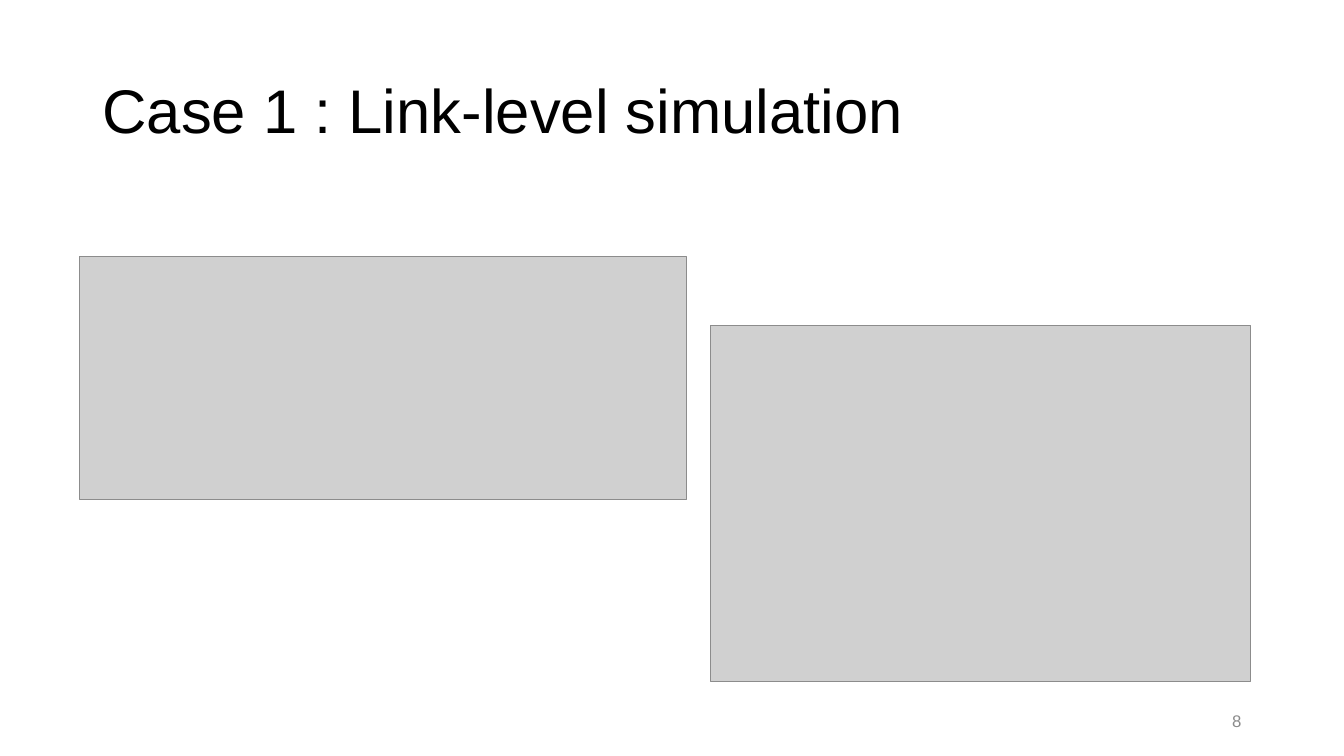
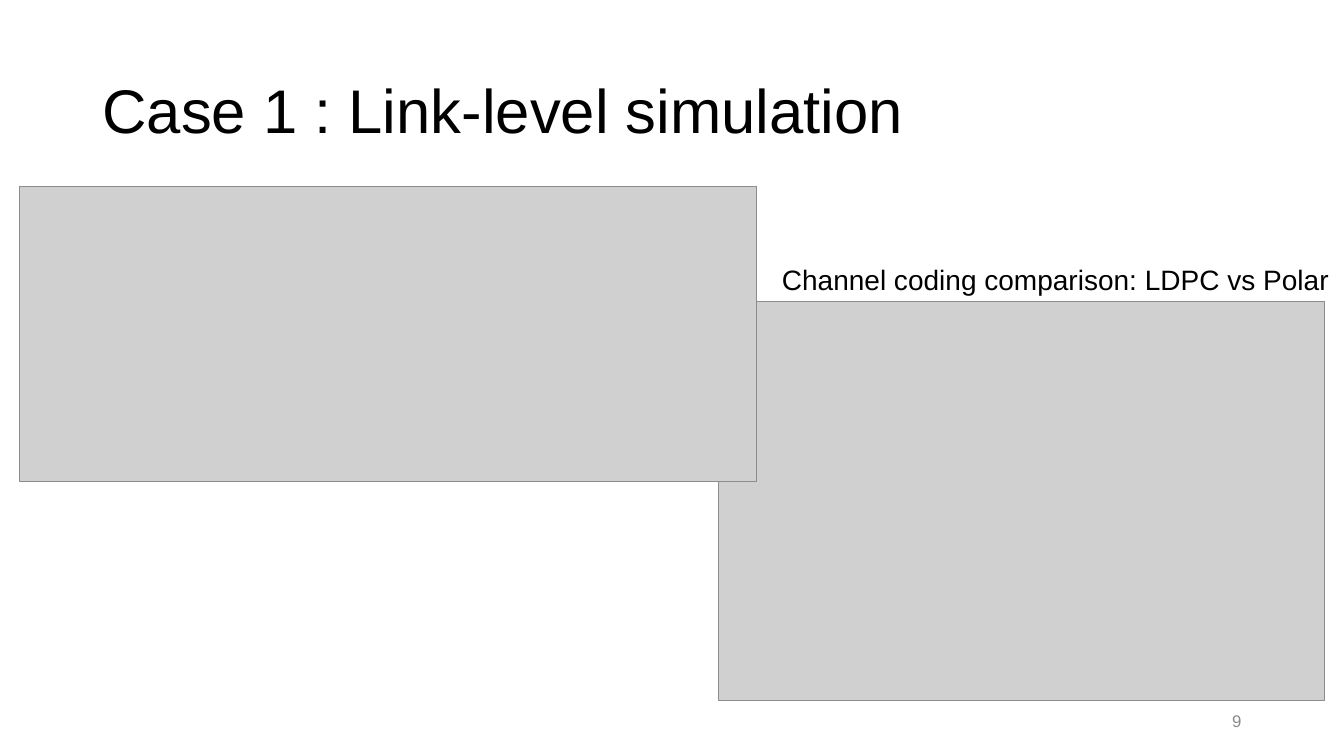
Before and after one commit to NYCU-ICCLab/sionna_introduction, a slide deck: slide 9 of sionna_introduction.pptx (slide 8 before the commit). Drawn at 1344x756 pixels with LibreOffice and Linux fonts; fonts in the diff are those of the drawing; grey boxes stand for pictures; background and template pictures are left out. Boxes give left, top, right and bottom in pixels: in the first picture for what was removed or moved away, otherwise in the second. Text is boxed around its words. In the diff, an @@ line names an element or a change of style, - is before the commit and + after.

```diff
--- a/sionna_introduction.pptx
+++ b/sionna_introduction.pptx
@@ picture: place and size @@
-picture at (80,257,687,500)
+picture at (19,187,756,481)
@@ text added at (782,269,1328,295), 20 pt, text #000000 @@
+Channel coding comparison: LDPC vs Polar
@@ picture: place and size @@
-picture at (711,326,1251,682)
+picture at (719,301,1325,701)
```
Also in this commit, not shown: 3 other slides changed, 1 slide added, 4 other files.
